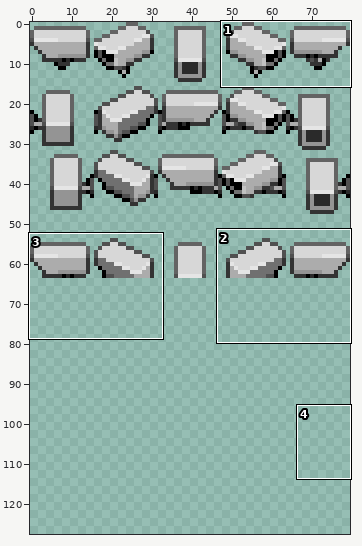
Sprite sheet -- Assets/Art/Props/Cam Sprite Sheet.png. The first picture is a wide view before the edit; the outline marks the close-up.
Close-up. Old version:
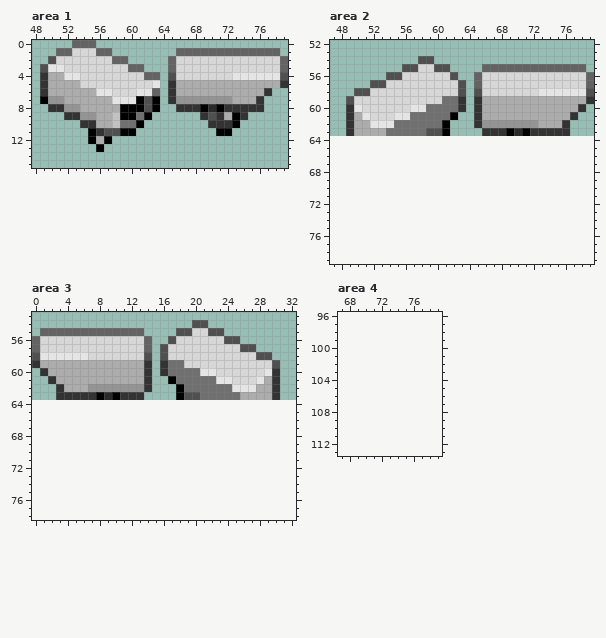
The file is 80x64 pixels. Colours within 5 levels of each other are drawn and written as one. Shown: area 1: x 48..79, y 0..15; area 2: x 47..79, y 52..79; area 3: x 0..32, y 53..78; area 4: x 67..79, y 96..113. The old version is drawn lined up with the new one, on the new canvas. The commit also changed other parts of the picture, which this record leaves out.
And afterwards:
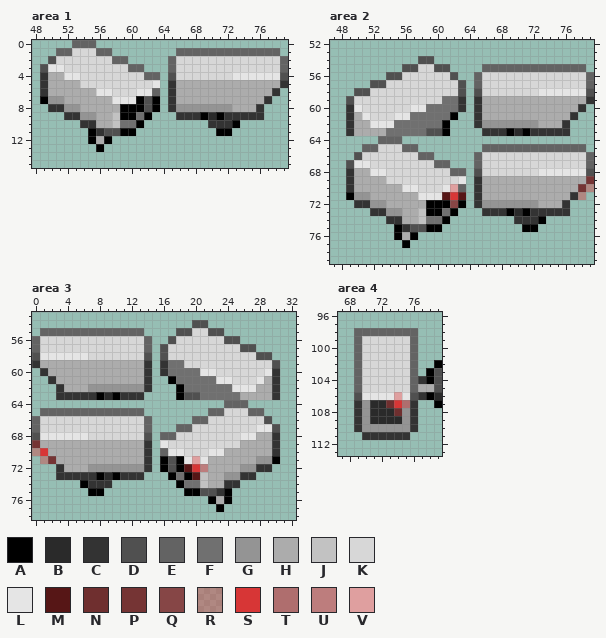
Palette (. is transparent): A #000000  B #2a2a2a  C #333333  D #505050  E #636363  F #707070  G #949494  H #acacac  J #c2c2c2  K #d7d7d7  L #e5e5e5  M #561616  N #6f2f2f  P #753434  Q #864646  R #d7363666  S #d73636  T #af6e6e  U #bd7d7d  V #df9f9f
Difference:
canvas 80x64 -> 80x128
--- area 1
@@ x 63..79 @@
  5 L.CHHHHHHHHHHHHHC
- 6 E.CHHHHHHHHHHHC..
- 7 A.CGGGGGGGHHHC...
- 8 A..CCCABACCCCC...
- 9 ......CDCHAC.....
+ 6 E.CHHHHHHHHHHHHC.
+ 7 A.CHHHHHHHHHHHC..
+ 8 A.CGGGGGGGHHHC...
+ 9 ...CCCABACCCCC...
 10 .......CCCA......
--- area 2
@@ x 47..79 @@
 63 ..CHHHHFFFFFDDA....CCCABACCCCC...
-64 .................................
-65 .................................
-66 .................................
-67 .................................
-68 .................................
-69 .................................
-70 .................................
-71 .................................
-72 .................................
-73 .................................
-74 .................................
-75 .................................
-76 .................................
-77 .................................
+64 ......EEE........................
+65 ....EEKKKEE........EEEEEEEEEEEEE.
+66 ...DKKKKKKKEE.....EKKKKKKKKKKKKKE
+67 ..DLLKKKKKKKKEE...EKKKKKKKKKKKKKE
+68 ..CHHLLKKKKKKKKEE.DKKKKKKKLLLLLLD
+69 ..CHHHHKKKKKKKKKL.CHHHHHHHHHHHHHP
+70 ..CHHHHHHLLKKKLVE.CHHHHHHHHHHHHPR
+71 ..AGGHHHHHHLLLMSM.CHHHHHHHHHHHCR.
+72 ...CCGGHHHHHAAAQA.CGGGGGGGHHHC...
+73 .....CCGGHHJAAFA...CCCABACCCCC...
+74 .......CCHHJFFA........CCCA......
+75 ........ACDDAA..........AA.......
+76 ........AHA......................
+77 .........A.......................
 78 .................................
--- area 3
@@ x 0..32 @@
 63 ...CCCCCABACCC....ADDFFFFFHHHHC..
-64 .................................
-65 .................................
-66 .................................
-67 .................................
-68 .................................
-69 .................................
-70 .................................
-71 .................................
-72 .................................
-73 .................................
-74 .................................
-75 .................................
-76 .................................
-77 .................................
+64 ........................EEE......
+65 .EEEEEEEEEEEEE........EEKKKEE....
+66 EKKKKKKKKKKKKKE.....EEKKKKKKKD...
+67 EKKKKKKKKKKKKKE...EEKKKKKKKKLLD..
+68 DLLLLLLKKKKKKKD.EEKKKKKKKKLLHHC..
+69 PHHHHHHHHHHHHHC.LKKKKKKKKKHHHHC..
+70 RSHHHHHHHHHHHHC.ELLKKKLLHHHHHHC..
+71 .RPHHHHHHHHHHHC.ADALVLHHHHHHGGA..
+72 ...CHHHGGGGGGGC.ADAMSUHHHHGGCC...
+73 ...CCCCCABACCC...AFAMJHHGGCC.....
+74 ......ACCC........AFFJHHCC.......
+75 .......AA..........AADDCA........
+76 ......................AHA........
+77 .......................A.........
 78 .................................
--- area 4
@@ x 67..79 @@
  97 .............
- 98 .............
- 99 .............
-100 .............
-101 .............
-102 .............
-103 .............
-104 .............
-105 .............
-106 .............
-107 .............
-108 .............
-109 .............
-110 .............
-111 .............
+ 98 ..EEEEEEEE...
+ 99 ..EKKKKKKE...
+100 ..EKKKKKKE...
+101 ..EKKKKKKE...
+102 ..EKKKKKKE..A
+103 ..EKKKKKKE.AD
+104 ..EKKKKKKECAD
+105 ..EKKKKKKEHHD
+106 ..DLLLLVLDCAB
+107 ..CGBBNSTC..A
+108 ..CGBBBNGC...
+109 ..CGBBBBGC...
+110 ..CGGGGGGC...
+111 ...CCCCCC....
 112 .............
Where, in picture pixels (left, top, right, bottom), the same in both close-ups:
changed: (168, 88, 280, 120)
added: (346, 136, 594, 248)
added: (32, 400, 280, 512)
added: (354, 328, 442, 440)
